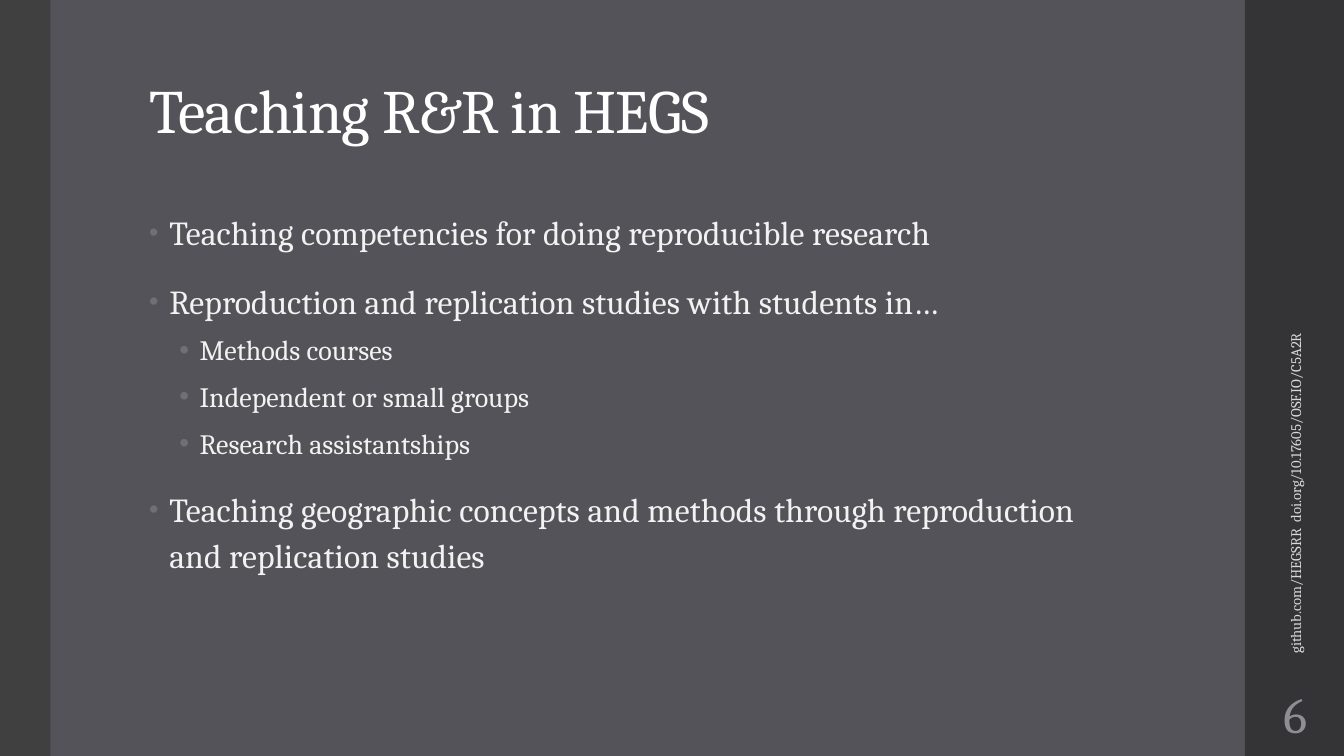
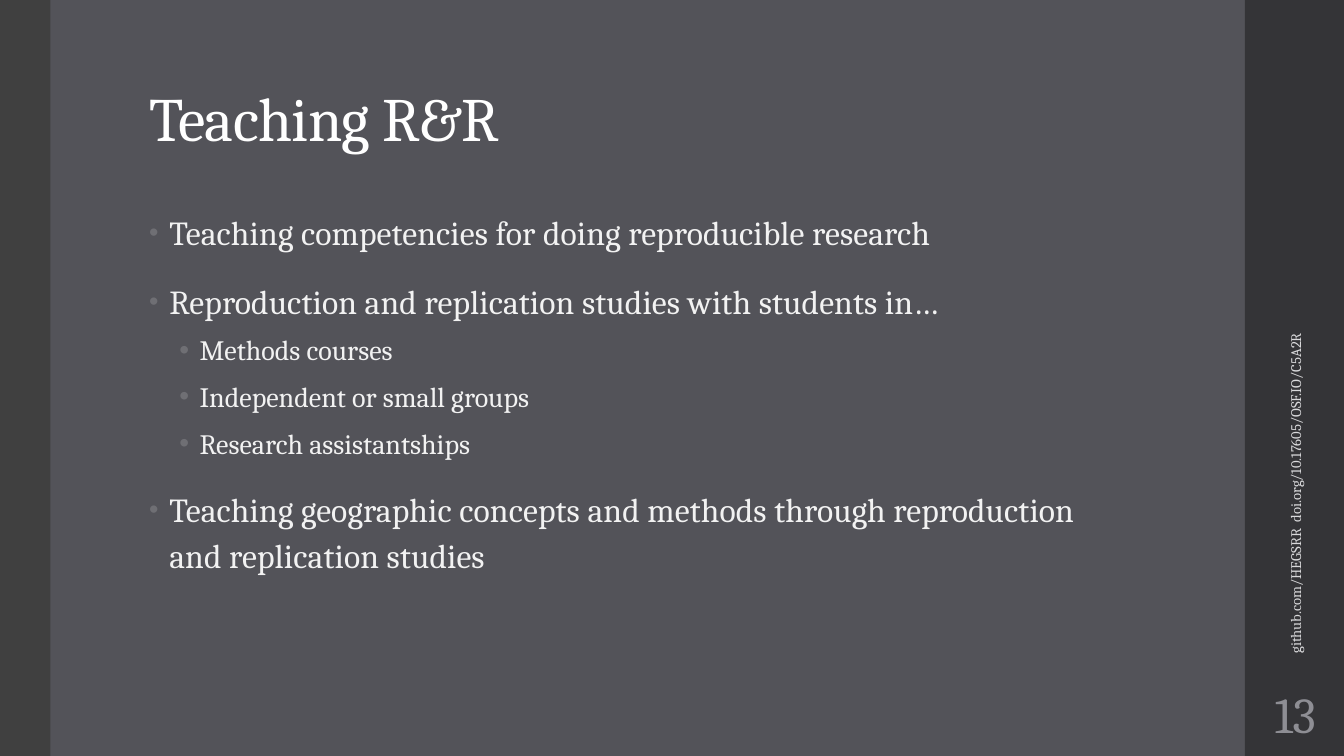
Before and after one commit to HEGSRR/UCGIS-Workshop, a slide deck: slide 13 of 01_Introduction.pptx (slide 6 before the commit). Drawn at 1344x756 pixels with LibreOffice and Linux fonts; fonts in the diff are those of the drawing. Boxes give left, top, right and bottom in pixels: in the first picture for what was removed or moved away, otherwise in the second. Text is boxed around its words. In the diff, an @@ line names an element or a change of style, - is before the commit and + after.

```diff
--- a/01_Introduction.pptx
+++ b/01_Introduction.pptx
@@ title at (149, 98, 498, 155): text changed @@
-Teaching R&R in HEGS
+Teaching R&R
@@ page number at (1275, 699, 1316, 733): text changed @@
-6
+13
```
Also in this commit, not shown: 10 other slides changed, 15 slides added.
